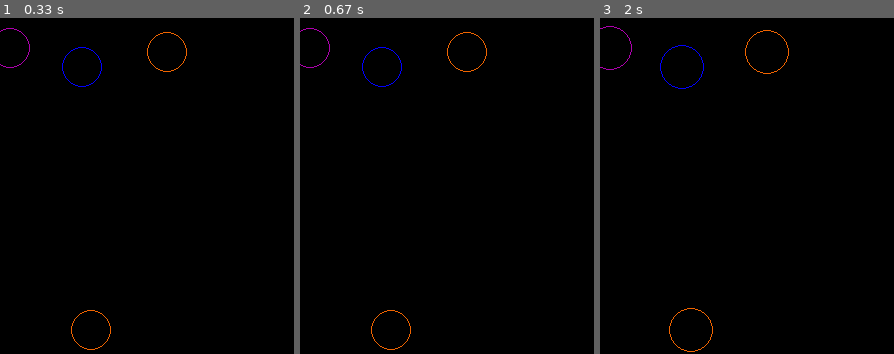
Above: before the commit, frames 1-3 (left to right).
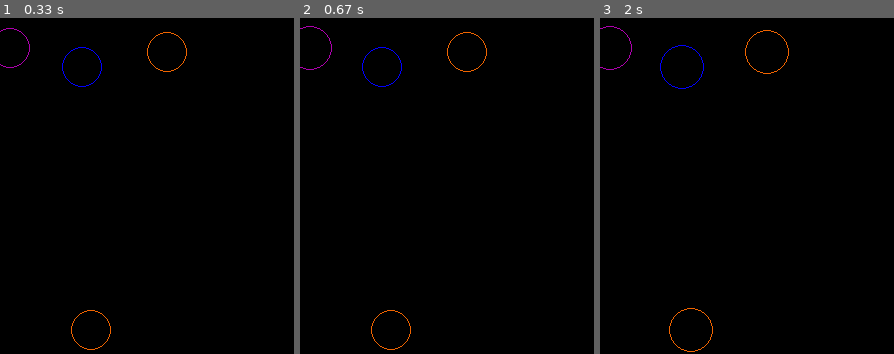
Above: after the commit, the same moments.

Repository: nayelipleskac/object_oriented_code
Game: pygame game, started from pygame_classes.py
Same seed, same stepped clock (60 frames per second), same inputs: the game is played once before the commit and once after it.
Inputs (mouse positions are % of the whole screen's width and height, from its top left):
- Up to frame 1 (0.33 s): no input
- Up to frame 2 (0.67 s): click (5, 19) at 0.38 s
- Up to frame 3 (2 s): hold Up 0.67-1.13 s; hold Down 1.17-1.47 s; right-click (61, 75) at 1.55 s; hold Up from 1.83 s (still down)
The pictures show only the part of the screen within x 0-50%, y 27-77%; the shares and areas given below are measured in that part.

Frame 1 is identical in both runs. In frame 2, 0.2% of the frame differs, in the area x 0-11%, y 2-16%; in frame 3, nothing differs.

Commit message:
shrinking expanding circles object clas

Diff:
--- a/pygame_classes.py
+++ b/pygame_classes.py
@@ -311,29 +311,31 @@
     screen.fill(black)
     for c in circles:
         c.draw()
+
+        for event in pygame.event.get():
+            if event.type == QUIT:
+                pygame.quit()
+                exit()
+            elif event.type == KEYDOWN:
+                if event.key == K_UP:
+                    Circle.radius = Circle.radius + 2
+                if event.key == K_DOWN:
+                    Circle.radius = Circle.radius - 2
+            elif event.type == MOUSEBUTTONDOWN:
+                print(event.button)
+                if event.button == 3:
+                    x_co, y_co = pygame.mouse.get_pos()
+                    if x_co in range(c.x, c.x + c.radius*2) and y_co in range(c.y + c.radius*2):
+                        print(pygame.mouse.get_pos())
+                        c.radius = c.radius - 2
+
+                if event.button == 1:
+                    x_co, y_co = pygame.mouse.get_pos()
+                    if x_co in range(c.x, c.x + c.radius*2) and y_co in range(c.y + c.radius*2):
+                        print(pygame.mouse.get_pos())
+                        c.radius = c.radius + 2
     clock.tick(50)
     pygame.display.update()
-    for event in pygame.event.get():
-        if event.type == QUIT:
-            pygame.quit()
-            exit()
-        elif event.type == KEYDOWN:
-            if event.key == K_UP:
-                Circle.radius = Circle.radius + 2
-            if event.key == K_DOWN:
-                Circle.radius = Circle.radius - 2
-        elif event.type == MOUSEBUTTONDOWN:
-            x_co, y_co = pygame.mouse.get_pos()
-            print(event.button)
-            if event.button == 3:
-                if c.x and c.y in range(x_co, y_co):
-                    print(pygame.mouse.get_pos())
-                    c.radius = c.radius - 2
-
-            if event.button == 1:
-                if c.x and c.y in range(x_co, y_co):
-                    print(pygame.mouse.get_pos())
-                    c.radius = c.radius + 2
 
 
 
